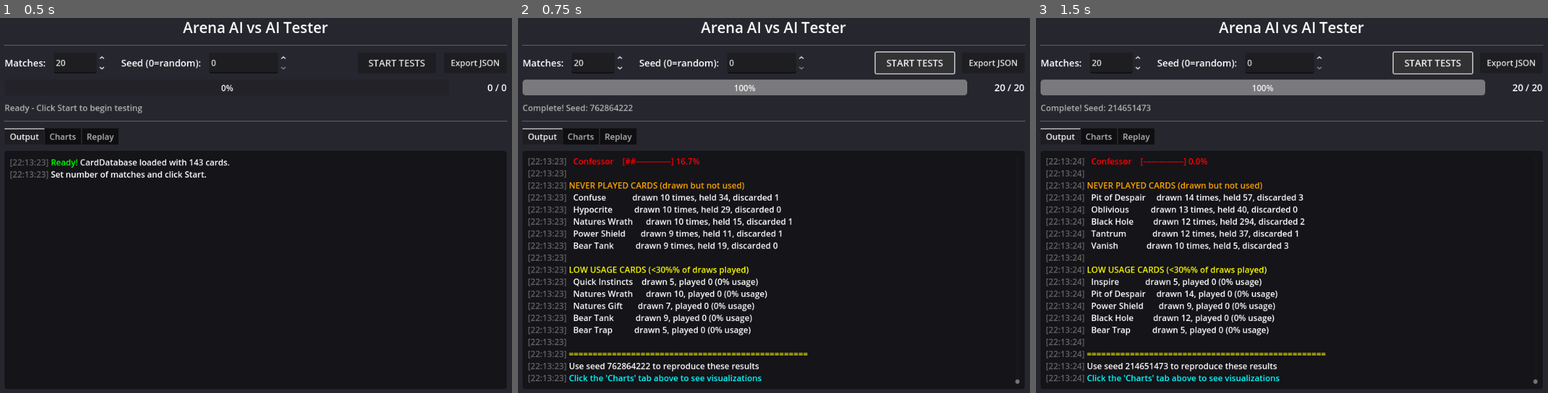
Above: before the commit, frames 1-3 (left to right).
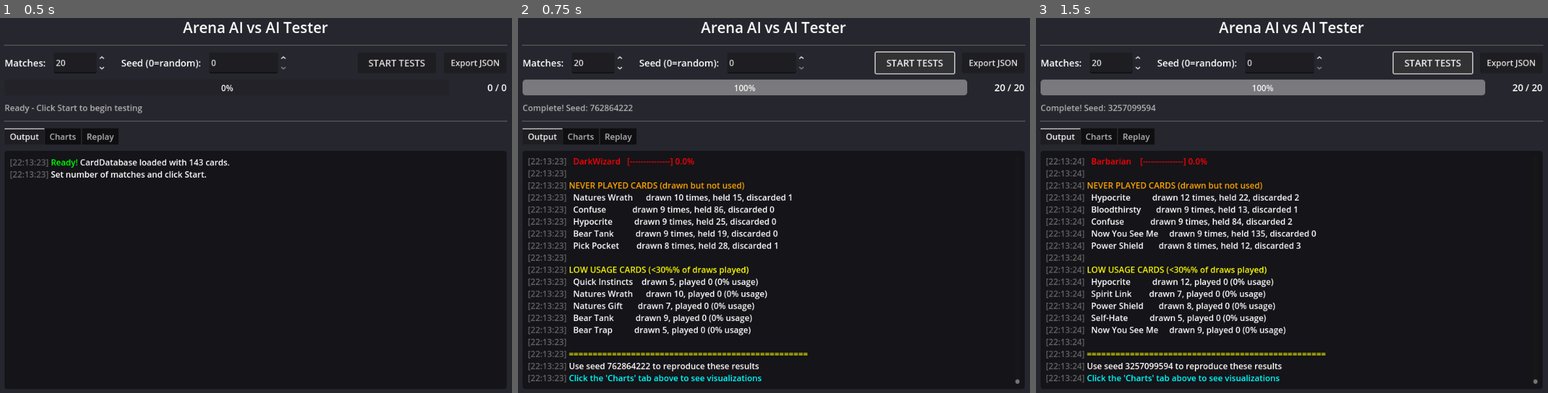
Above: after the commit, the same moments.

Repository: gnoobs75/Arena3D
Game: Godot game, scene res://scripts/testing/test_app.tscn
The game is run twice, just before and just after one commit, with the same random seed, the same clock (stepped at 60 frames per second) and the same inputs. This scene is started directly instead of the project's main scene.
Inputs:
- Up to frame 1 (0.5 s): no input
- Up to frame 2 (0.75 s): click "START TESTS" at 0.5 s
- Up to frame 3 (1.5 s): click "START TESTS" at 1.25 s

Frame 1 is identical in both runs. In frame 2, 2.4% of the frame differs, in the area x 10-54%, y 37-62%; in frame 3, 4.4%, in the area x 10-55%, y 23-95%.

Commit message:
Implement Quick Instincts conditional dodge mechanic
Beast's Quick Instincts response card now functions as a conditional dodge:
when Beast would take damage, it gains +2 movement and an immediate movement
phase. If Beast moves out of the attacker's range, the attack misses. The
attacker's action is consumed either way.

Key changes:
- Fix _check_trigger() to return true for beforeDamage/onCast when a response
  fires, enabling pending action storage and range re-check on resolution
- Pre-store pending action before trigger so attacker context is available
  during immediate movement signal processing
- Add resolve_immediate_movement() for game.gd to call after movement completes
- Add AI dodge logic that moves Beast to tile furthest from attacker
- Update match_runner.gd with same dodge behavior for AI vs AI testing

Co-Authored-By: Claude Opus 4.6 <noreply@anthropic.com>

Diff:
--- a/data/cards.json
+++ b/data/cards.json
@@ -368,7 +368,7 @@
     "name": "Quick Instincts",
     "Number in Deck": 2,
     "type": "Response",
-    "description": "Before combat damage is dealt, the Beast gains +2 movement and an immediate movement phase.",
+    "description": "Before damage is dealt, gain +2 movement and take an immediate movement phase. If the Beast moves out of the attacker's range, the attack misses.",
     "cost": 0,
     "image": "QuickInstincts.png",
     "target": "self",
--- a/scenes/game/game.gd
+++ b/scenes/game/game.gd
@@ -1702,20 +1702,28 @@
 	"""Handle immediate movement request from response cards."""
 	print("Immediate movement required for champions: %s (bonus: %d)" % [champion_ids, movement_bonus])
 
-	# Filter to only player 1's champions (AI handles its own)
 	var state := game_controller.get_game_state()
 	_pending_immediate_moves = []
 
+	# Handle AI champions first (auto-move them immediately)
 	for champ_id in champion_ids:
 		var champ := state.get_champion(str(champ_id))
-		if champ and champ.owner_id == 1:
+		if champ == null or not champ.is_alive():
+			continue
+		if champ.owner_id != 1:
+			# AI champion — auto-move away from attacker
+			_ai_handle_immediate_move(str(champ_id))
+		else:
 			_pending_immediate_moves.append(str(champ_id))
 
 	if _pending_immediate_moves.is_empty():
 		print("No player 1 champions need immediate movement")
-		return
-
-	# Start immediate movement UI for first champion
+		# All movements handled (AI-only or none) — resolve pending action
+		# Use call_deferred to avoid resolving during the trigger call stack
+		game_controller.call_deferred("resolve_immediate_movement")
+		return
+
+	# Start immediate movement UI for first human champion
 	_start_immediate_movement_for_next_champion()
 
 
@@ -1723,7 +1731,7 @@
 	"""Start immediate movement UI for the next pending champion."""
 	var active_board = get_active_board()
 	if _pending_immediate_moves.is_empty():
-		# All immediate movements done - continue with response resolution
+		# All immediate movements done - resolve pending action
 		print("All immediate movements completed")
 		_immediate_move_champion_id = ""
 		input_mode = InputMode.SELECT_CHAMPION
@@ -1731,6 +1739,8 @@
 			active_board.clear_highlights()
 			active_board.update_champion_positions()
 		_update_ui()
+		# Notify game_controller to resolve the pending attack/cast
+		game_controller.resolve_immediate_movement()
 		return
 
 	# Get next champion
@@ -1798,6 +1808,60 @@
 
 	# Move to next champion or finish
 	_start_immediate_movement_for_next_champion()
+
+
+func _ai_handle_immediate_move(champion_id: String) -> void:
+	"""AI auto-moves a champion during immediate movement (e.g. Quick Instincts).
+	Moves the champion to the tile furthest from the attacker to dodge the attack."""
+	var state := game_controller.get_game_state()
+	var champ := state.get_champion(champion_id)
+	if champ == null or not champ.is_alive():
+		return
+
+	var pathfinder := Pathfinder.new(state)
+	var reachable := pathfinder.get_reachable_tiles(champ)
+	if reachable.is_empty():
+		print("AI immediate move: %s has no reachable tiles" % champ.champion_name)
+		return
+
+	# Find the attacker from the pending action context
+	var attacker_id: String = game_controller._pending_action.get("attacker_id", "")
+	var attacker := state.get_champion(attacker_id) if not attacker_id.is_empty() else null
+
+	var best_pos: Vector2i = champ.position
+	var best_dist: int = 0
+
+	if attacker:
+		# Move to the tile furthest from the attacker to try to dodge
+		for tile: Vector2i in reachable:
+			var dist: int = absi(tile.x - attacker.position.x) + absi(tile.y - attacker.position.y)
+			if dist > best_dist:
+				best_dist = dist
+				best_pos = tile
+	else:
+		# No attacker context — move toward nearest enemy (fallback)
+		var opp_id: int = 1 if champ.owner_id == 2 else 2
+		var enemies := state.get_living_champions(opp_id)
+		var nearest_dist: int = 999
+		for tile: Vector2i in reachable:
+			for enemy: ChampionState in enemies:
+				var dist: int = absi(tile.x - enemy.position.x) + absi(tile.y - enemy.position.y)
+				if dist < nearest_dist:
+					nearest_dist = dist
+					best_pos = tile
+
+	if best_pos != champ.position:
+		var old_pos: Vector2i = champ.position
+		champ.position = best_pos
+		champ.has_moved = true
+		print("AI immediate move: %s moved from %s to %s (away from attacker)" % [champ.champion_name, old_pos, best_pos])
+
+		var active_board = get_active_board()
+		if active_board:
+			active_board.animate_move(champion_id, [best_pos] as Array[Vector2i])
+			active_board.update_champion_positions()
+	else:
+		print("AI immediate move: %s stayed at %s" % [champ.champion_name, champ.position])
 
 
 # === Mind Control Handling (Betrayal) ===
--- a/scripts/core/game_controller.gd
+++ b/scripts/core/game_controller.gd
@@ -191,21 +191,26 @@
 	var damage_context := {"is_aoe": false, "is_combat": true, "attacker": attacker}
 	damage = BuffRegistry.calculate_damage_modifier(target, damage, true, damage_context)
 
+	# Pre-store pending action so it's available during trigger processing
+	# (e.g. Quick Instincts immediate movement needs attacker_id for dodge AI)
+	_pending_action_type = "attack"
+	_pending_action = {
+		"attacker_id": attacker_id,
+		"target_id": target_id,
+		"action": action
+	}
+
 	if _check_trigger("beforeDamage", {
 		"attacker": attacker_id,
 		"target": target_id,
 		"damage": damage
 	}):
-		# Response window opened - store pending attack for after resolution
-		_pending_action_type = "attack"
-		_pending_action = {
-			"attacker_id": attacker_id,
-			"target_id": target_id,
-			"action": action
-		}
+		# Response fired - pending action will be resolved after effects complete
 		return {"success": true, "pending": true, "awaiting_response": true}
 
-	# Execute attack immediately (no responses)
+	# No responses fired - clear pending and execute attack immediately
+	_pending_action_type = ""
+	_pending_action = {}
 	return _execute_attack(action)
 
 
@@ -294,14 +299,27 @@
 		clear_damage_context()
 		return {"success": false, "error": "Cannot cast card"}
 
+	# Pre-store pending action so it's available during trigger processing
+	_pending_action_type = "cast"
+	_pending_action = {
+		"card_name": card_name,
+		"caster_id": caster_id,
+		"targets": targets,
+		"action": action
+	}
+
 	# Check for onCast responses
 	if _check_trigger("onCast", {
 		"caster": caster_id,
 		"card": card_name,
 		"targets": targets
 	}):
+		# Response fired - pending action will be resolved after effects complete
 		return {"success": true, "pending": true, "awaiting_response": true}
 
+	# No responses fired - clear pending and execute cast immediately
+	_pending_action_type = ""
+	_pending_action = {}
 	return _execute_cast(action, targets)
 
 
@@ -594,24 +612,33 @@
 
 func _check_trigger(trigger: String, context: Dictionary) -> bool:
 	"""Check triggers and auto-cast from response slots if applicable.
-	With the Response Slot system, responses are automatic - no window needed."""
+	With the Response Slot system, responses are automatic - no window needed.
+	Returns true for beforeDamage/onCast if a response fired, so the action
+	is stored as pending and goes through resolve logic (e.g. range re-check)."""
 	# Check both players' response slots (responding player first, then active player)
 	var responding_player := _get_responding_player_for_trigger(trigger, context)
 	var active := game_state.active_player
+	var any_cast := false
 
 	# Try responding player's slot first
 	var slot_result := _try_auto_cast_from_slot(responding_player, trigger, context)
 	if slot_result.get("cast", false):
 		print("Response card auto-cast from player %d slot: %s" % [responding_player, slot_result.get("card", "")])
+		any_cast = true
 
 	# Then try active player's slot (for triggers like endTurn/startTurn)
 	if responding_player != active:
 		slot_result = _try_auto_cast_from_slot(active, trigger, context)
 		if slot_result.get("cast", false):
 			print("Response card auto-cast from player %d slot: %s" % [active, slot_result.get("card", "")])
-
-	# Response Slot system replaces the old window system
-	# No window needed - either the slot triggers or nothing happens
+			any_cast = true
+
+	# For beforeDamage and onCast triggers, return true if a response fired
+	# so the action is stored as pending and resolved after effects complete
+	# (e.g. Quick Instincts immediate movement → range re-check)
+	if any_cast and trigger in ["beforeDamage", "onCast"]:
+		return true
+
 	return false
 
 
@@ -817,6 +844,13 @@
 	response_window_closed.emit()
 
 
+func resolve_immediate_movement() -> void:
+	"""Called by game.gd after immediate movement completes.
+	Resolves the pending attack/cast now that movement is done."""
+	print("GameController: Resolving pending action after immediate movement")
+	_on_response_stack_resolved()
+
+
 func _on_response_stack_resolved() -> void:
 	"""Handle pending action after response stack resolves."""
 	if _pending_action_type.is_empty():
--- a/scripts/testing/match_runner.gd
+++ b/scripts/testing/match_runner.gd
@@ -950,6 +950,10 @@
 	if state == null:
 		return
 
+	# Check if there's a pending attack — if so, move away from attacker (dodge)
+	var attacker_id: String = game_controller._pending_action.get("attacker_id", "")
+	var attacker: ChampionState = state.get_champion(attacker_id) if not attacker_id.is_empty() else null
+
 	for champ_id in champion_ids:
 		var champ := state.get_champion(str(champ_id))
 		if champ == null or not champ.is_alive():
@@ -968,19 +972,27 @@
 			_debug("    [MOVE] %s has no reachable tiles" % champ.champion_name)
 			continue
 
-		# Simple AI: move toward nearest enemy
-		var opp_id: int = 1 if champ.owner_id == 2 else 2
-		var enemies := state.get_living_champions(opp_id)
-
 		var best_pos: Vector2i = champ.position
-		var best_dist: int = 999
-
-		for tile: Vector2i in reachable:
-			for enemy: ChampionState in enemies:
-				var dist: int = absi(tile.x - enemy.position.x) + absi(tile.y - enemy.position.y)
-				if dist < best_dist:
+
+		if attacker:
+			# Dodge: move to tile furthest from attacker
+			var best_dist: int = 0
+			for tile: Vector2i in reachable:
+				var dist: int = absi(tile.x - attacker.position.x) + absi(tile.y - attacker.position.y)
+				if dist > best_dist:
 					best_dist = dist
 					best_pos = tile
+		else:
+			# No attacker context — move toward nearest enemy
+			var opp_id: int = 1 if champ.owner_id == 2 else 2
+			var enemies := state.get_living_champions(opp_id)
+			var best_dist: int = 999
+			for tile: Vector2i in reachable:
+				for enemy: ChampionState in enemies:
+					var dist: int = absi(tile.x - enemy.position.x) + absi(tile.y - enemy.position.y)
+					if dist < best_dist:
+						best_dist = dist
+						best_pos = tile
 
 		# Execute the move
 		if best_pos != champ.position:
@@ -992,6 +1004,10 @@
 			# Emit movement signal for effect tracking
 			if game_controller.effect_processor != null:
 				game_controller.effect_processor.champion_moved.emit(champ.unique_id, old_pos, best_pos)
+
+	# Resolve the pending attack/cast after all movements complete
+	# Use call_deferred to avoid resolving during the trigger call stack
+	game_controller.call_deferred("resolve_immediate_movement")
 
 
 func _on_discard_selection_required(player_id: int, _caster_id: String, _damage_per_card: int) -> void:
